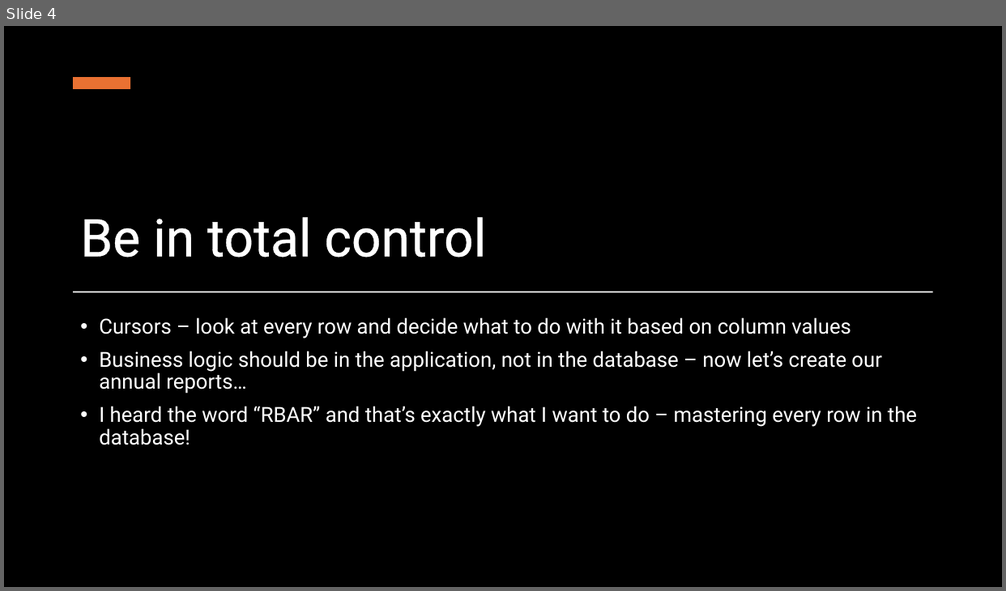
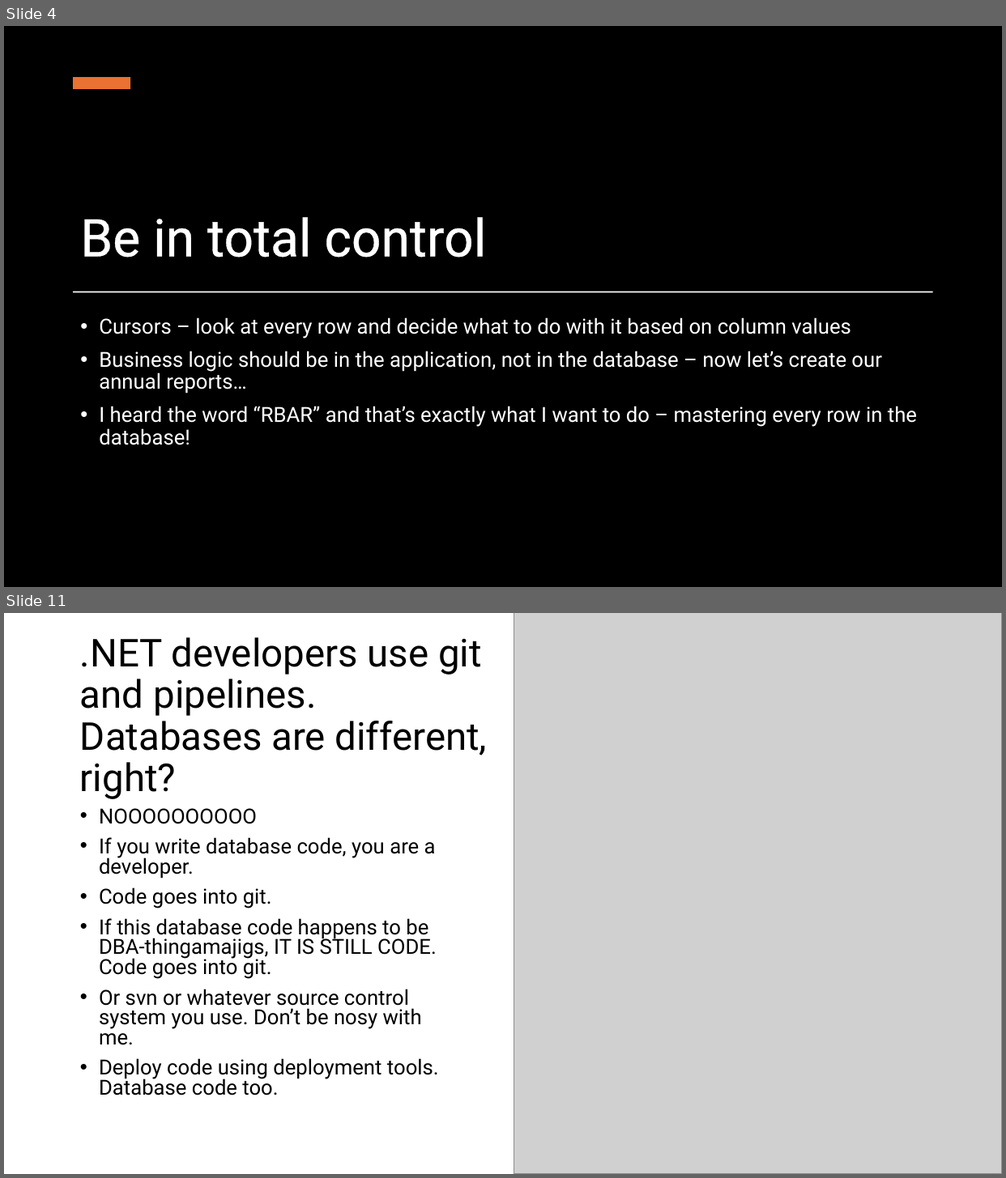
Before and after one commit to transmokopter/Presentations, a slide deck: sql-server-worst-practices/sql-server-worst-practices.pptx. Shown one above the other, each under a label of ours: slide 4 before the commit, slides 4 and 11 after it; the slides between them are not shown. The pictures are 1006x591 and 1006x1178 pixels, drawn with LibreOffice and Linux fonts; fonts in the diff are those of the drawing; grey boxes stand for pictures; background and template pictures are left out; a plain dark background stands for a picture behind light text. Boxes give left, top, right and bottom in pixels: in the first picture for what was removed or moved away, otherwise in the second. Text is boxed around its words. In the diff, an @@ line names an element or a change of style, - is before the commit and + after.

```diff
--- a/sql-server-worst-practices/sql-server-worst-practices.pptx
+++ b/sql-server-worst-practices/sql-server-worst-practices.pptx
@@ slide 11 added at (x1=4, y1=613, x2=1002, y2=1174), background #FFFFFF @@
@@ picture added at (x1=513, y1=613, x2=1002, y2=1174) @@
@@ title added at (x1=80, y1=637, x2=488, y2=799), 37 pt, text #000000 @@
+.NET developers use git and pipelines. Databases are different, right?
@@ text added at (x1=99, y1=808, x2=439, y2=1096), 20 pt, text #000000 @@
+• NOOOOOOOOOO
+• If you write database code, you are a developer.
+• Code goes into git.
+• If this database code happens to be DBA-thingamajigs, IT IS STILL CODE. Code goes into git.
+• Or svn or whatever source control system you use. Don’t be nosy with me.
+• Deploy code using deployment tools. Database code too.
```
Also in this commit, not shown: 1 slide changed, 6 other slides added, 8 other files.
